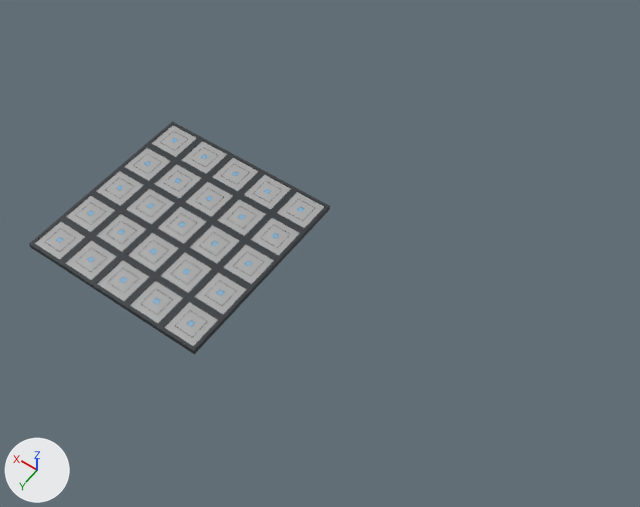
The FBX model Assets/Assets/ProceduralGeneration2/RoomMeshes/Floor1.fbx, before and after one commit.
Camera for both pictures: a camera (50 mm lens) standing at (-51.8, 26.2, 64.3) and looking at (-21.3, -16.6, -3.0). The lights are fixed; the arrows at lower left show +X, +Y and +Z. Where no turn or scale is listed for an object, it has been applied to the vertices.

Names of what the first picture shows: 'Floor1'.
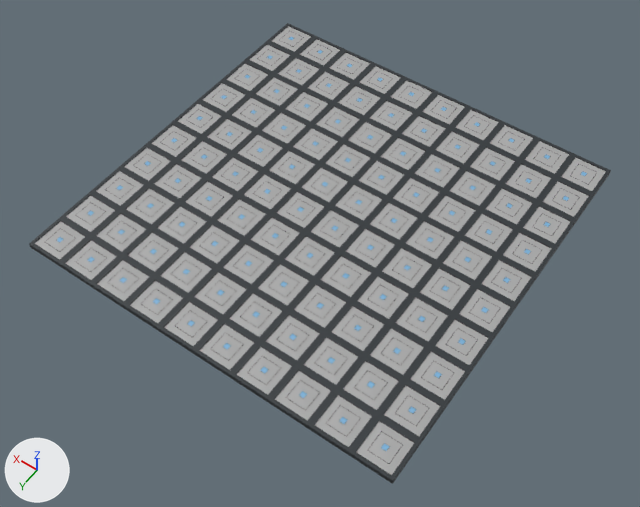
Where the change shows, as pixel boxes (x1, y1, x2, y2) in the pictures (640 x 507 px):
```json
{"object": "Floor1", "change": "reshaped", "before": [29, 121, 330, 354], "after": [29, 23, 611, 484], "on screen": "93% wider, 97% taller"}
{"part": 1, "of": "me_plane_002", "change": "added", "after": [173, 23, 611, 484]}
```

Scene script edits in JSON lines:
```json
{"block": "me_plane_002", "where": "# used by ob_floor1; location = (0.0, 0.0, 0.0)"}
{"op": "remove", "block": "me_plane_002", "code": "me_plane_002.from_pydata(...)  # 872 vertices, 870 faces; spans x -20.0..0.0, y -20.0..0.0, z -0.6..0.0"}
{"op": "add", "block": "me_plane_002", "code": "me_plane_002.from_pydata(...)  # 3442 vertices, 3440 faces; spans x -40.0..0.0, y -40.0..0.0, z -0.6..0.0"}
{"block": "me_plane_002", "change": "me_plane_002 part 1: 2570 vertices added at x -40.0..0.0, y -40.0..0.0, z -0.6..0.0"}
```
